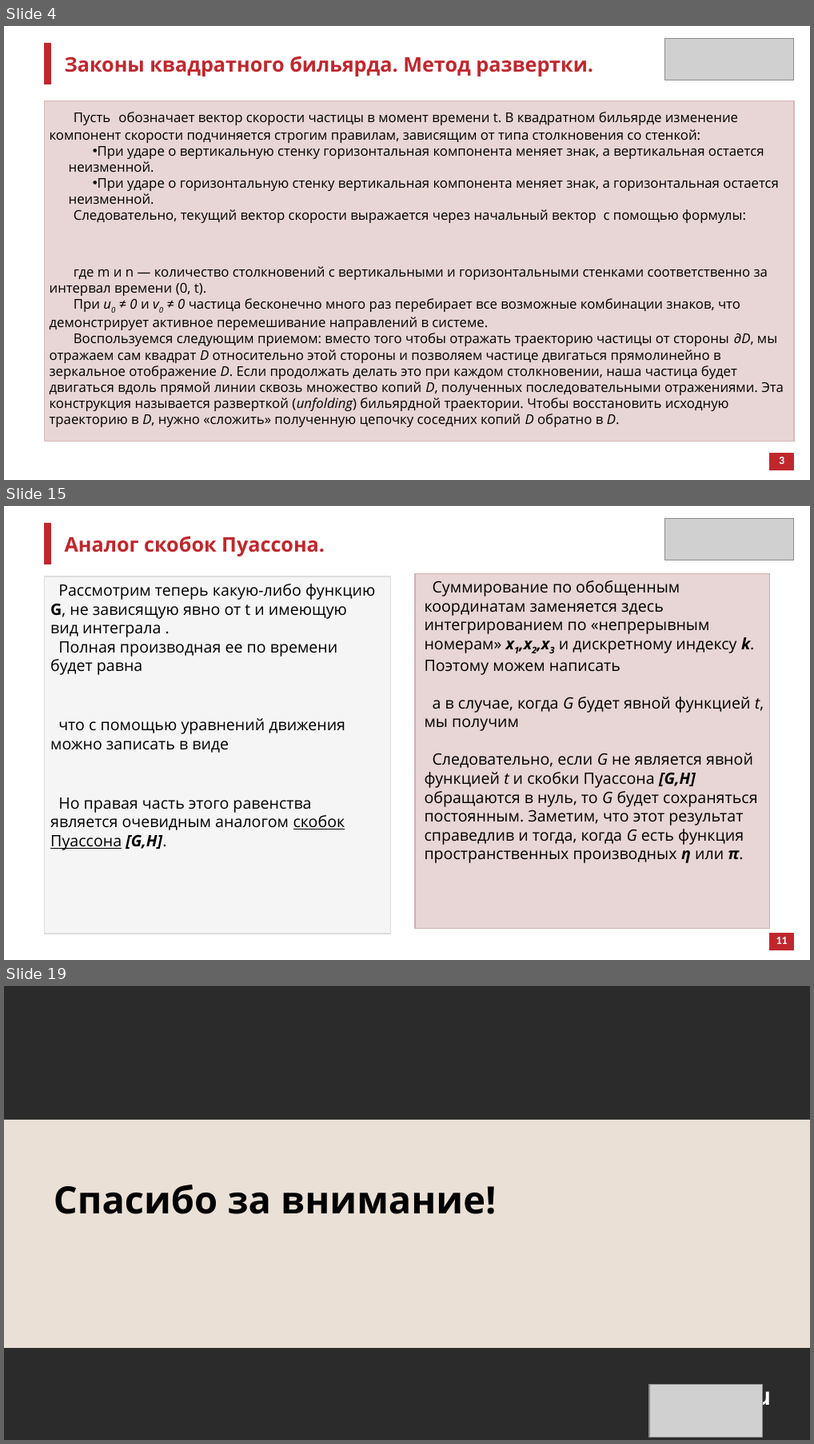
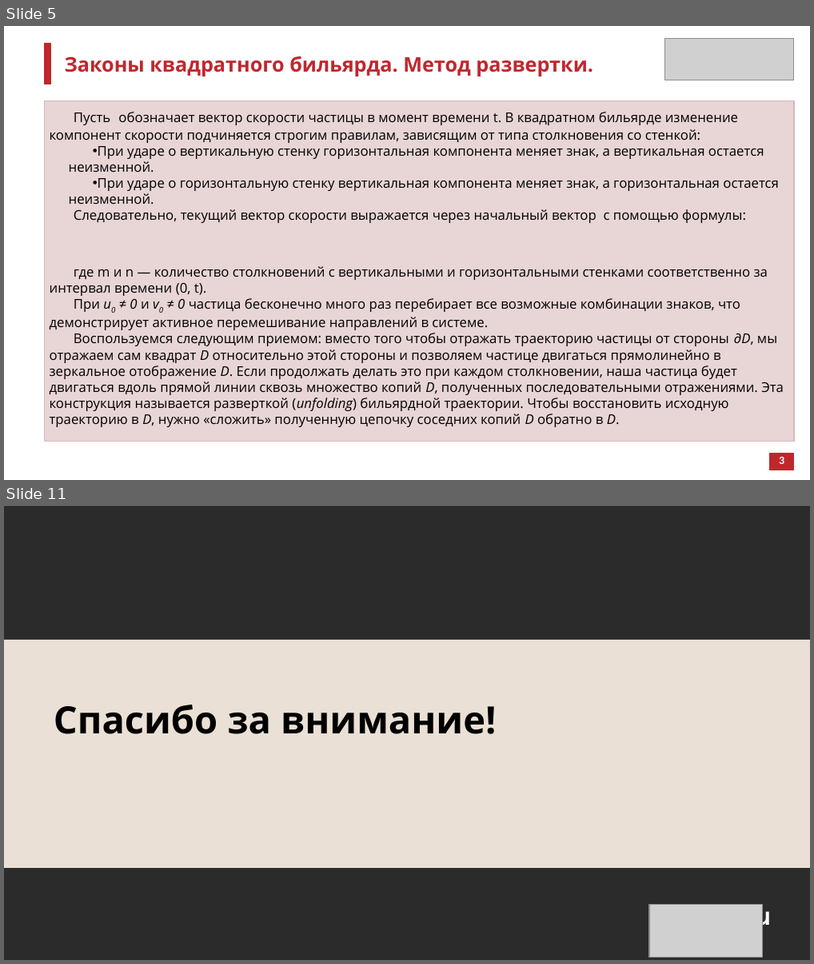
Before and after one commit to atelitsin/sinai_billiard, a slide deck: sinai_billiard.pptx. Shown one above the other, each under a label of ours: slides 4, 15 and 19 before the commit, slides 5 and 11 after it; the slides between them are not shown. The pictures are 814x1444 and 814x964 pixels, drawn with LibreOffice and Linux fonts; fonts in the diff are those of the drawing; grey boxes stand for pictures; background and template pictures are left out; a plain dark background stands for a picture behind light text. Boxes give left, top, right and bottom in pixels: in the first picture for what was removed or moved away, otherwise in the second. Text is boxed around its words. In the diff, an @@ line names an element or a change of style, - is before the commit and + after.

```diff
--- a/sinai_billiard.pptx
+++ b/sinai_billiard.pptx
@@ slide 15 removed at box(4, 506, 810, 960), background #FFFFFF @@
@@ rectangle removed at box(44, 524, 50, 564) @@
@@ picture removed at box(666, 518, 794, 560) @@
@@ text removed at box(65, 536, 325, 556) @@
-Аналог скобок Пуассона.
@@ rectangle removed at box(44, 576, 391, 933) @@
@@ rectangle removed at box(415, 574, 770, 928) @@
@@ text removed at box(50, 584, 375, 850) @@
-Рассмотрим теперь какую-либо функцию G, не зависящую явно от t и имеющую вид интеграла .
-Полная производная ее по времени будет равна
-что с помощью уравнений движения можно записать в виде
-Но правая часть этого равенства является очевидным аналогом скобок Пуассона [G,H].
@@ text removed at box(425, 580, 764, 863) @@
-Суммирование по обобщенным координатам заменяется здесь интегрированием по «непрерывным номерам» x1,x2,x3 и дискретному индексу k. Поэтому можем написать
-а в случае, когда G будет явной функцией t, мы получим
-Следовательно, если G не является явной функцией t и скобки Пуассона [G,H] обращаются в нуль, то G будет сохраняться постоянным. Заметим, что этот результат справедлив и тогда, когда G есть функция пространственных производных η или π.
@@ rectangle removed at box(770, 933, 794, 949) @@
@@ text removed at box(777, 936, 788, 944) @@
-11
@@ what was slide 4 is now slide 5 @@
@@ what was slide 19 is now slide 11 @@
```
Also in this commit, not shown: 5 slides changed, 2 slides added, 9 other slides removed.
